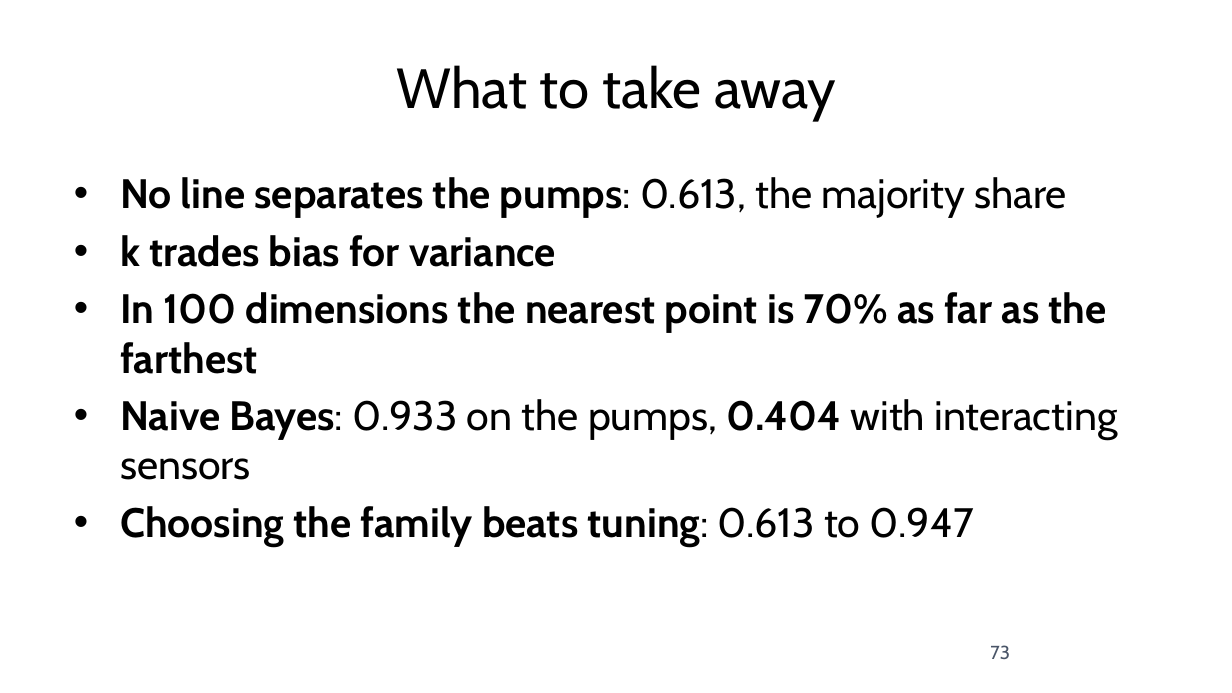
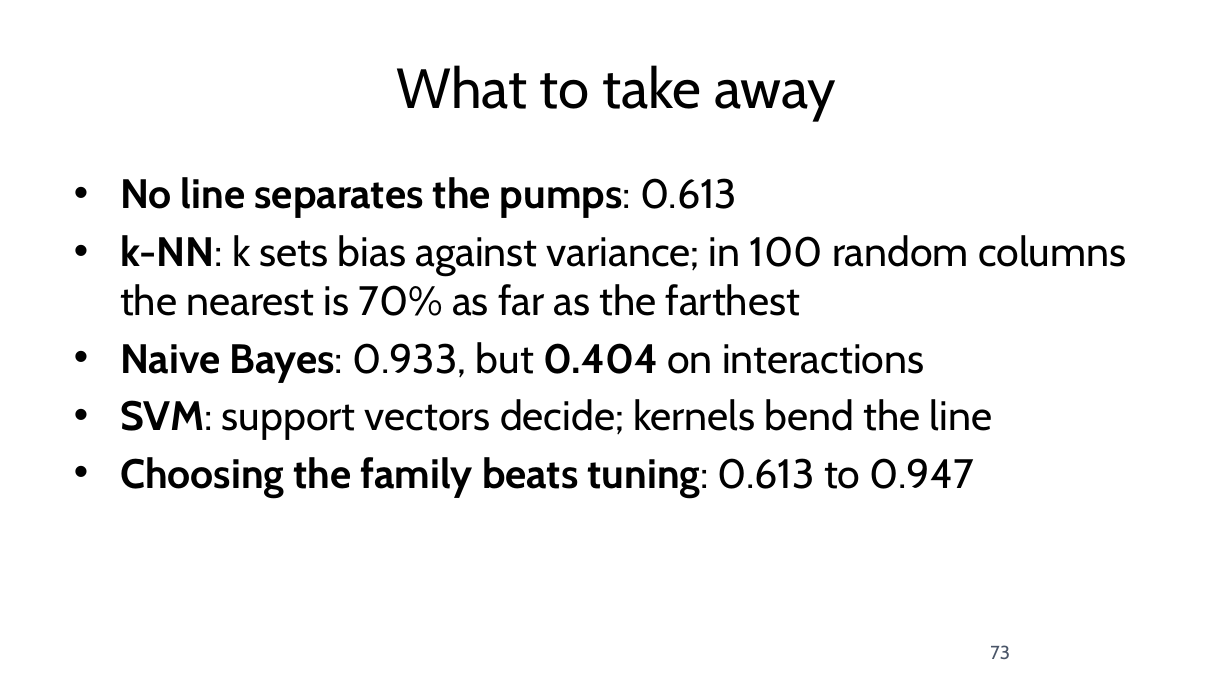
Before and after one commit to fabioantonini/technologies-for-artificial-intelligence, a slide deck: slide 73 of Lessons/06_knn_naive_bayes_svm/Slides/knn_naive_bayes_svm_slides.pptx. Drawn at 1232x693 pixels with LibreOffice and Linux fonts; fonts in the diff are those of the drawing; background and template pictures are left out. Boxes give left, top, right and bottom in pixels: in the first picture for what was removed or moved away, otherwise in the second. Text is boxed around its words. In the diff, an @@ line names an element or a change of style, - is before the commit and + after.

```diff
--- a/Lessons/06_knn_naive_bayes_svm/Slides/knn_naive_bayes_svm_slides.pptx
+++ b/Lessons/06_knn_naive_bayes_svm/Slides/knn_naive_bayes_svm_slides.pptx
@@ text at [120, 177, 1126, 440]: text changed; bold off @@
-• No line separates the pumps: 0.613, the majority share
-• k trades bias for variance
-• In 100 dimensions the nearest point is 70% as far as the farthest
-• Naive Bayes: 0.933 on the pumps, 0.404 with interacting sensors
+• No line separates the pumps: 0.613
+• k-NN: k sets bias against variance; in 100 random columns the nearest is 70% as far as the farthest
+• Naive Bayes: 0.933, but 0.404 on interactions
+• SVM: support vectors decide; kernels bend the line
```
Also in this commit, not shown: 2 other slides changed, 6 other files.
